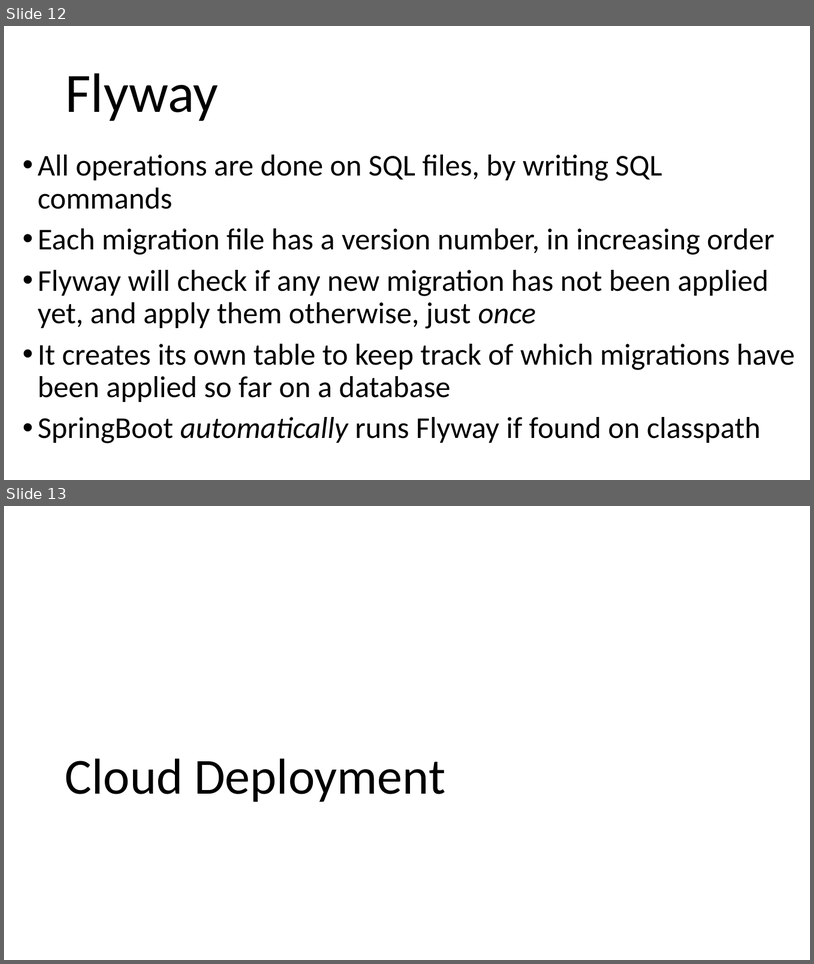
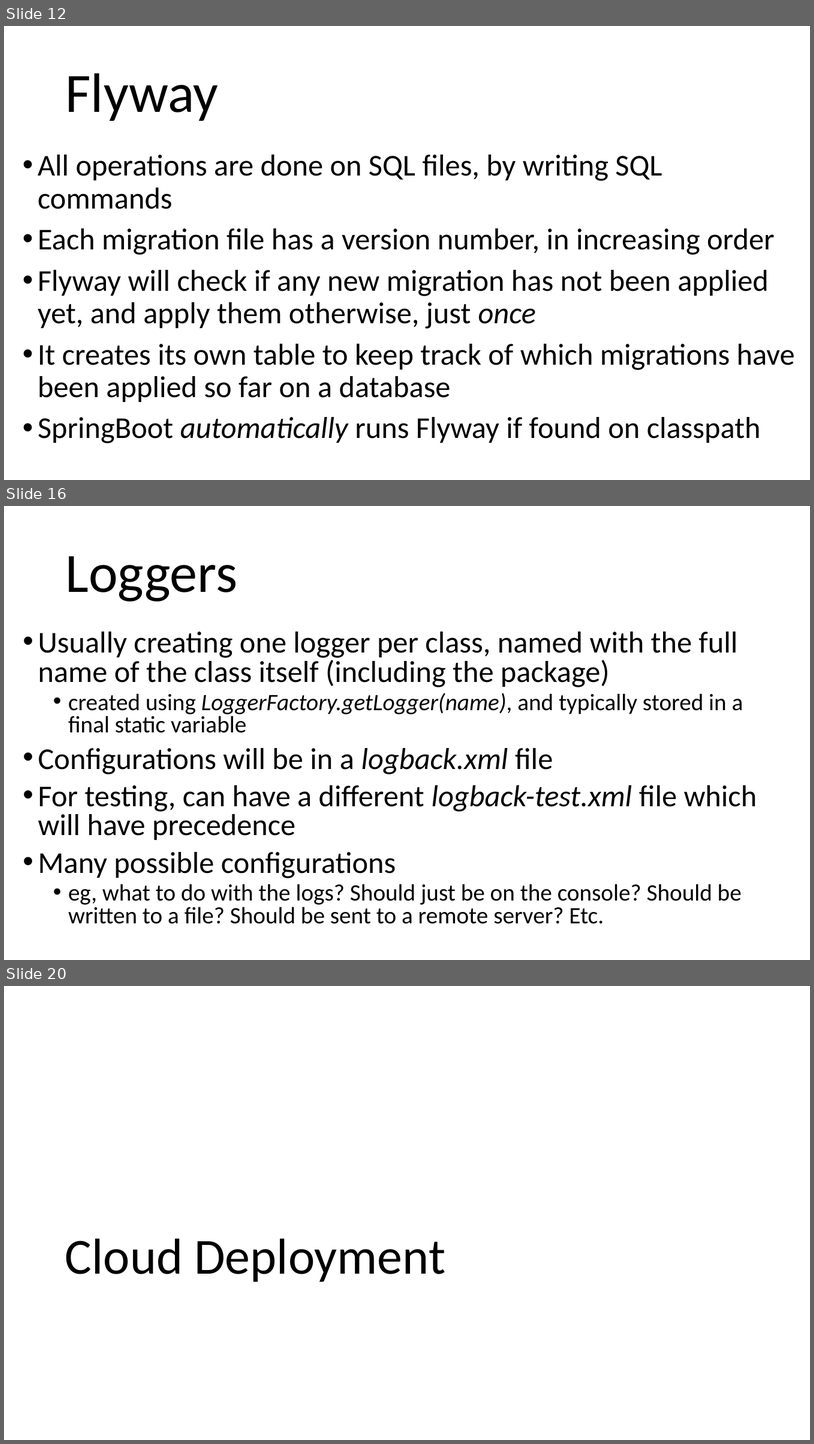
Before and after one commit to arcuri82/testing_security_development_enterprise_systems, a slide deck: doc/intro/slides/lesson_11_ci.pptx. Shown one above the other, each under a label of ours: slides 12 and 13 before the commit, slides 12, 16 and 20 after it; the slides between them are not shown. The pictures are 814x964 and 814x1444 pixels, drawn with LibreOffice and Linux fonts; fonts in the diff are those of the drawing. Boxes give left, top, right and bottom in pixels: in the first picture for what was removed or moved away, otherwise in the second. Text is boxed around its words. In the diff, an @@ line names an element or a change of style, - is before the commit and + after.

```diff
--- a/doc/intro/slides/lesson_11_ci.pptx
+++ b/doc/intro/slides/lesson_11_ci.pptx
@@ slide 16 added at box(4, 506, 810, 960), background #FFFFFF @@
@@ title added at box(65, 556, 237, 601), 66 pt, text #000000 @@
+Loggers
@@ text added at box(38, 631, 758, 924), 36 pt, text #000000 @@
+• Usually creating one logger per class, named with the full name of the class itself (including the package)
+  • created using LoggerFactory.getLogger(name), and typically stored in a final static variable
+• Configurations will be in a logback.xml file
+• For testing, can have a different logback-test.xml file which will have precedence
+• Many possible configurations
+  • eg, what to do with the logs? Should just be on the console? Should be written to a file? Should be sent to a remote server? Etc.
@@ what was slide 13 is now slide 20 @@
```
Also in this commit, not shown: 6 other slides added, 1 other file.
